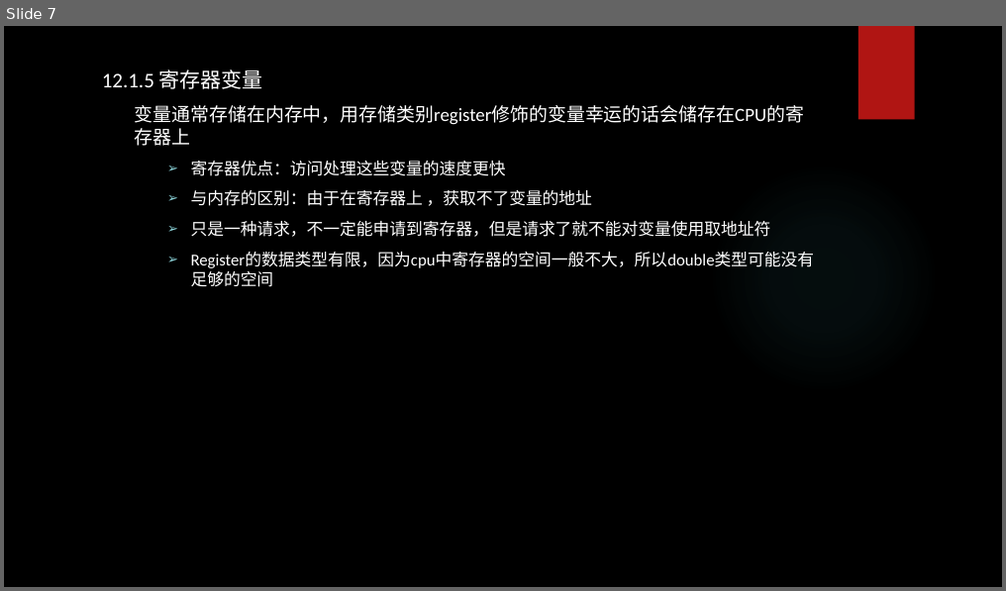
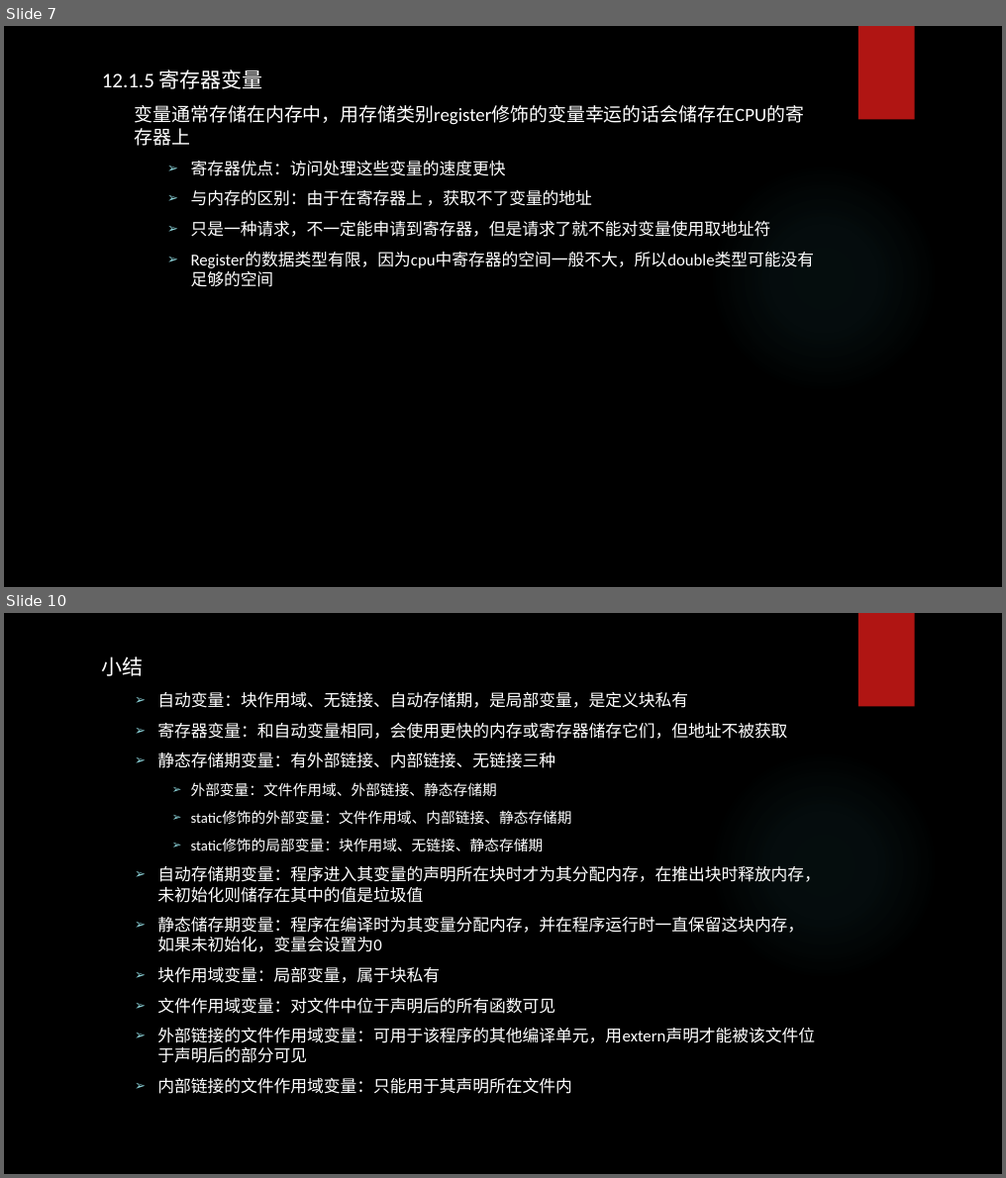
Before and after one commit to tsyin/c_ppt-code, a slide deck: 12存储类别、链接和内存管理.pptx. Shown one above the other, each under a label of ours: slide 7 before the commit, slides 7 and 10 after it; the slides between them are not shown. The pictures are 1006x591 and 1006x1178 pixels, drawn with LibreOffice and Linux fonts; fonts in the diff are those of the drawing; background and template pictures are left out. Boxes give left, top, right and bottom in pixels: in the first picture for what was removed or moved away, otherwise in the second. Text is boxed around its words. In the diff, an @@ line names an element or a change of style, - is before the commit and + after.

```diff
--- a/12存储类别、链接和内存管理.pptx
+++ b/12存储类别、链接和内存管理.pptx
@@ slide 10 added at bbox=[4, 613, 1002, 1174], background picture (left out); not listed: 2 template elements that a slide beside it also shows @@
@@ text added at bbox=[102, 657, 821, 1094], 16 pt, text #FFFFFF @@
+小结
+  ➢ 自动变量：块作用域、无链接、自动存储期，是局部变量，是定义块私有
+  ➢ 寄存器变量：和自动变量相同，会使用更快的内存或寄存器储存它们，但地址不被获取
+  ➢ 静态存储期变量：有外部链接、内部链接、无链接三种
+    ➢ 外部变量：文件作用域、外部链接、静态存储期
+    ➢ static修饰的外部变量：文件作用域、内部链接、静态存储期
+    ➢ static修饰的局部变量：块作用域、无链接、静态存储期
+  ➢ 自动存储期变量：程序进入其变量的声明所在块时才为其分配内存，在推出块时释放内存，未初始化则储存在其中的值是垃圾值
+  ➢ 静态储存期变量：程序在编译时为其变量分配内存，并在程序运行时一直保留这块内存，如果未初始化，变量会设置为0
+  ➢ 块作用域变量：局部变量，属于块私有
+  ➢ 文件作用域变量：对文件中位于声明后的所有函数可见
+  ➢ 外部链接的文件作用域变量：可用于该程序的其他编译单元，用extern声明才能被该文件位于声明后的部分可见
+  ➢ 内部链接的文件作用域变量：只能用于其声明所在文件内
```
Also in this commit, not shown: 1 slide changed, 3 other slides added.
